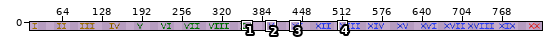
Pixel-art file -- OriginOfLoot/Content/ase_dev/numbers.ase. The picture above shows the old version from afar; the outline marks the close-up.
Close-up. Before the commit:
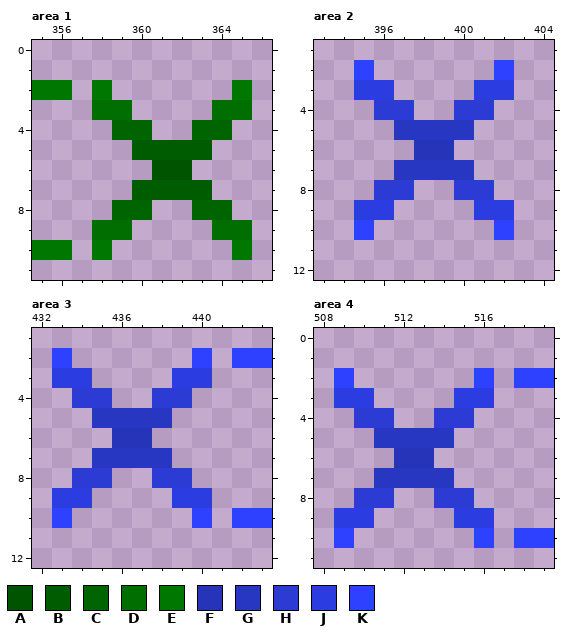
840x13 pixels, 1 frame. Shown: area 1: x 355..366, y 0..11; area 2: x 393..404, y 1..12; area 3: x 432..443, y 1..12; area 4: x 508..519, y 0..11. The wide view leaves out empty margins. The commit also changed other parts of the picture, which this record leaves out.
Palette (. is transparent): A #005400  B #005c00  C #006500  D #006e00  E #007700  F #2634b9  G #2837c1  H #2c3bd3  J #2b3ce0  K #2d41ff
Pixels before, area 1, first column x 355:
 2 EE.E......E
 3 ...DD....DD
 4 ....CC..CC.
 5 .....BBBB..
 6 ......AA...
 7 .....BBBB..
 8 ....CC..CC.
 9 ...DD....DD
10 EE.E......E
Pixels before, area 2, first column x 395:
 2 K......K
 3 JJ....JJ
 4 .HH..HH.
 5 ..GGGG..
 6 ...FF...
 7 ..GGGG..
 8 .HH..HH.
 9 JJ....JJ
10 K......K
Pixels before, area 3, first column x 433:
 2 K......K.KK
 3 JJ....JJ...
 4 .HH..HH....
 5 ..GGGG.....
 6 ...FF......
 7 ..GGGG.....
 8 .HH..HH....
 9 JJ....JJ...
10 K......K.KK
Pixels before, area 4, first column x 509:
 2 K......K.KK
 3 JJ....JJ...
 4 .HH..HH....
 5 ..GGGG.....
 6 ...FF......
 7 ..GGGG.....
 8 .HH..HH....
 9 JJ....JJ...
10 K......K.KK
After the commit:
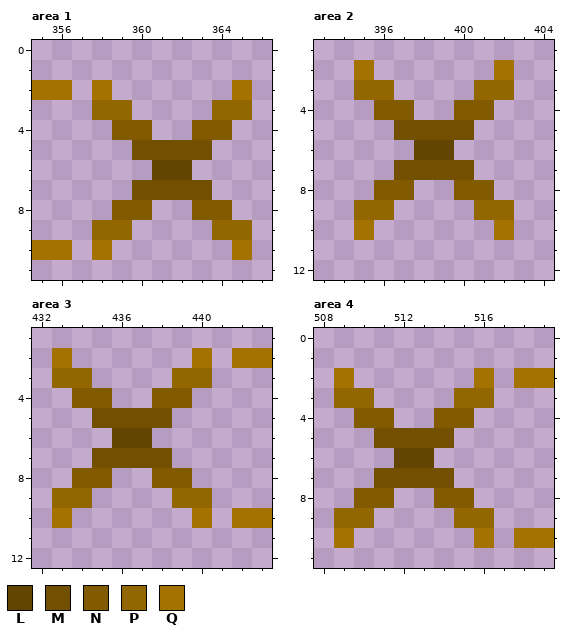
Colours new in this view: L #624500  M #725000  N #825b00  P #926700  Q #a37200
The exact change:
Changed rows in their new state; - is an unchanged pixel.
Area 1:
first column x 355:
 2 QQ-Q------Q
 3 ---PP----PP
 4 ----NN--NN-
 5 -----MMMM--
 6 ------LL---
 7 -----MMMM--
 8 ----NN--NN-
 9 ---PP----PP
10 QQ-Q------Q
Area 2:
first column x 395:
 2 Q------Q
 3 PP----PP
 4 -NN--NN-
 5 --MMMM--
 6 ---LL---
 7 --MMMM--
 8 -NN--NN-
 9 PP----PP
10 Q------Q
Area 3:
first column x 433:
 2 Q------Q-QQ
 3 PP----PP---
 4 -NN--NN----
 5 --MMMM-----
 6 ---LL------
 7 --MMMM-----
 8 -NN--NN----
 9 PP----PP---
10 Q------Q-QQ
Area 4:
first column x 509:
 2 Q------Q-QQ
 3 PP----PP---
 4 -NN--NN----
 5 --MMMM-----
 6 ---LL------
 7 --MMMM-----
 8 -NN--NN----
 9 PP----PP---
10 Q------Q-QQ
Boxes around the changes in both close-ups, in picture pixels (x1, y1, x2, y2):
changed: (32, 80, 252, 260)
changed: (354, 60, 514, 240)
changed: (52, 348, 272, 528)
changed: (334, 368, 554, 548)
